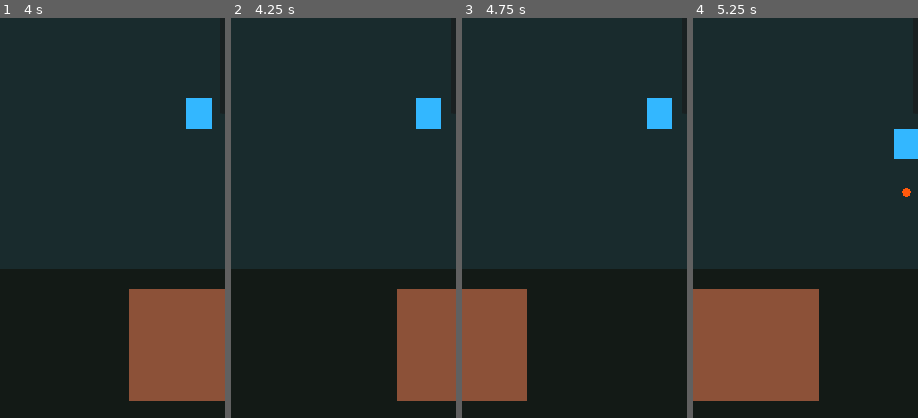
Above: before the commit, frames 1-4 (left to right).
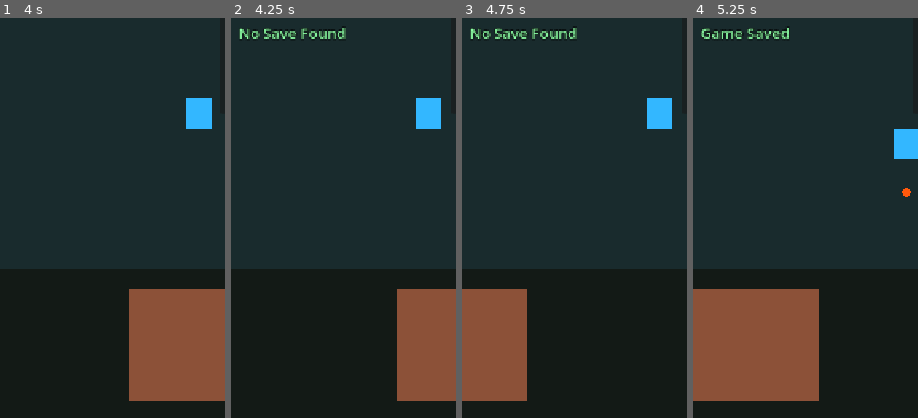
Above: after the commit, the same moments.

Repository: jaakko0/ARPG-game
Game: Godot game, scene res://scenes/main.tscn
The game is run twice, just before and just after one commit, with the same random seed, the same clock (stepped at 60 frames per second) and the same inputs.
Inputs:
- Up to frame 1 (4 s): hold D (move_right) 0.53-1.28 s; tap Space (fireball) every 0.75 s from 0.6 to 3.6 s; hold S (move_down) 1.28-2.03 s; hold D (move_right) 2.03-2.78 s; hold W (move_up) 2.78-3.53 s; hold A (move_left) from 3.53 s (still down)
- Up to frame 2 (4.25 s): keep holding A (move_left); tap L (load_game, bound only after the commit) at 4.15 s
- Up to frame 3 (4.75 s): keep holding A (move_left); tap Space (fireball) at 4.35 s
- Up to frame 4 (5.25 s): tap K (save_game, bound only after the commit) at 4.9 s; release A (move_left) at 5.03 s; hold S (move_down) from 5.03 s (still down); tap Space (fireball) at 5.1 s
The pictures show only the part of the screen within x 1-51%, y 15-65%; the shares and areas given below are measured in that part.

Frame 1 is identical in both runs. In frame 2, 0.7% of the frame differs, in the area x 3-52%, y 2-6%; in frame 3, 0.7%; in frame 4, 0.5%.

Commit message:
Add basic save and load system

Diff:
--- a/project.godot
+++ b/project.godot
@@ -51,6 +51,16 @@
 "events": [Object(InputEventKey,"resource_local_to_scene":false,"resource_name":"","device":-1,"window_id":0,"alt_press …(191 unchanged characters)…
 ]
 }
+save_game={
+"deadzone": 0.5,
+"events": [Object(InputEventKey,"resource_local_to_scene":false,"resource_name":"","device":-1,"window_id":0,"alt_pressed":false,"shift_pressed":false,"ctrl_pressed":false,"meta_pressed":false,"pressed":false,"keycode":0,"physical_keycode":75,"key_label":0,"unicode":107,"location":0,"echo":false,"script":null)
+]
+}
+load_game={
+"deadzone": 0.5,
+"events": [Object(InputEventKey,"resource_local_to_scene":false,"resource_name":"","device":-1,"window_id":0,"alt_pressed":false,"shift_pressed":false,"ctrl_pressed":false,"meta_pressed":false,"pressed":false,"keycode":0,"physical_keycode":76,"key_label":0,"unicode":108,"location":0,"echo":false,"script":null)
+]
+}
 
 [rendering]
 
--- a/scenes/player.tscn
+++ b/scenes/player.tscn
@@ -7,6 +7,7 @@
 [ext_resource type="Script" path="res://scripts/experience.gd" id="5_experience_script"]
 [ext_resource type="Script" path="res://scripts/attributes.gd" id="6_attributes_script"]
 [ext_resource type="PackedScene" path="res://scenes/attribute_panel.tscn" id="7_attribute_panel"]
+[ext_resource type="Script" path="res://scripts/save_system.gd" id="8_save_system_script"]
 
 [sub_resource type="RectangleShape2D" id="RectangleShape2D_player"]
 size = Vector2(40, 48)
@@ -39,6 +40,9 @@
 
 [node name="Attributes" type="Node" parent="."]
 script = ExtResource("6_attributes_script")
+
+[node name="SaveSystem" type="Node" parent="."]
+script = ExtResource("8_save_system_script")
 
 [node name="FireballSkill" type="Node" parent="."]
 script = ExtResource("3_fireball_skill_script")
@@ -91,4 +95,14 @@
 theme_override_font_sizes/font_size = 28
 text = "XP: 0 / 30"
 
+[node name="SaveStatusLabel" type="Label" parent="HUD"]
+offset_left = 20.0
+offset_top = 204.0
+offset_right = 350.0
+offset_bottom = 248.0
+theme_override_colors/font_color = Color(0.55, 1, 0.65, 1)
+theme_override_colors/font_outline_color = Color(0, 0, 0, 1)
+theme_override_constants/outline_size = 6
+theme_override_font_sizes/font_size = 24
+
 [node name="AttributePanel" parent="HUD" instance=ExtResource("7_attribute_panel")]
--- a/scripts/attributes.gd
+++ b/scripts/attributes.gd
@@ -90,3 +90,33 @@
 
 func get_bonus(attribute_name: StringName) -> int:
 	return maxi(get_value(attribute_name) - get_base_value(attribute_name), 0)
+
+
+func restore_values(
+	saved_strength: int,
+	saved_dexterity: int,
+	saved_intelligence: int,
+	saved_vitality: int,
+	saved_unspent_points: int
+) -> bool:
+	if (
+		saved_strength < 0
+		or saved_dexterity < 0
+		or saved_intelligence < 0
+		or saved_vitality < 0
+		or saved_unspent_points < 0
+	):
+		return false
+
+	strength = saved_strength
+	dexterity = saved_dexterity
+	intelligence = saved_intelligence
+	vitality = saved_vitality
+	unspent_points = saved_unspent_points
+	attribute_changed.emit(STRENGTH, strength)
+	attribute_changed.emit(DEXTERITY, dexterity)
+	attribute_changed.emit(INTELLIGENCE, intelligence)
+	attribute_changed.emit(VITALITY, vitality)
+	points_changed.emit(unspent_points)
+	attributes_updated.emit()
+	return true
--- a/scripts/experience.gd
+++ b/scripts/experience.gd
@@ -35,3 +35,19 @@
 func get_experience_required_for_level(level: int) -> int:
 	var safe_level := maxi(level, 1)
 	return base_experience_required + (safe_level - 1) * experience_growth_per_level
+
+
+func restore_progress(saved_level: int, saved_experience: int) -> bool:
+	if saved_level < 1 or saved_experience < 0:
+		return false
+
+	var saved_experience_required := get_experience_required_for_level(saved_level)
+
+	if saved_experience >= saved_experience_required:
+		return false
+
+	current_level = saved_level
+	current_experience = saved_experience
+	experience_required = saved_experience_required
+	experience_changed.emit(current_experience, experience_required)
+	return true
--- a/scripts/player.gd
+++ b/scripts/player.gd
@@ -9,10 +9,12 @@
 @onready var health = $Health
 @onready var experience = $Experience
 @onready var attributes = $Attributes
+@onready var save_system = $SaveSystem
 @onready var health_label: Label = $HUD/HealthLabel
 @onready var gold_label: Label = $HUD/GoldLabel
 @onready var level_label: Label = $HUD/LevelLabel
 @onready var experience_label: Label = $HUD/ExperienceLabel
+@onready var save_status_label: Label = $HUD/SaveStatusLabel
 @onready var fireball_skill = $FireballSkill
 @onready var attribute_panel = $HUD/AttributePanel
 
@@ -23,6 +25,7 @@
 var base_attack_damage: int
 var base_max_health: int
 var base_fireball_damage: int
+var save_status_remaining: float = 0.0
 
 
 func _ready() -> void:
@@ -44,6 +47,7 @@
 
 func _physics_process(delta: float) -> void:
 	attack_cooldown_remaining = maxf(attack_cooldown_remaining - delta, 0.0)
+	update_save_status(delta)
 
 	var input_direction := get_movement_input()
 
@@ -56,6 +60,12 @@
 
 	if Input.is_action_just_pressed("fireball"):
 		try_fireball()
+
+	if Input.is_action_just_pressed("save_game"):
+		save_progression()
+
+	if Input.is_action_just_pressed("load_game"):
+		load_progression()
 
 
 # Keeping input collection separate makes a virtual joystick easy to add later.
@@ -120,6 +130,90 @@
 	experience.add_experience(amount)
 
 
+func save_progression() -> bool:
+	var result: Dictionary = save_system.save_game(get_progression_save_data())
+	show_save_status(result.get("message", "Save Failed"))
+	return result.get("success", false)
+
+
+func load_progression() -> bool:
+	var result: Dictionary = save_system.load_game()
+
+	if not result.get("success", false):
+		show_save_status(result.get("message", "Load Failed"))
+		return false
+
+	var player_data: Dictionary = result.get("player_data", {})
+
+	if not apply_progression_save_data(player_data):
+		show_save_status("Load Failed: Invalid Progression")
+		return false
+
+	show_save_status(result.get("message", "Game Loaded"))
+	return true
+
+
+func get_progression_save_data() -> Dictionary:
+	return {
+		"level": experience.current_level,
+		"current_xp": experience.current_experience,
+		"gold": gold,
+		"attributes": {
+			"strength": attributes.strength,
+			"dexterity": attributes.dexterity,
+			"intelligence": attributes.intelligence,
+			"vitality": attributes.vitality,
+			"unspent_points": attributes.unspent_points,
+		},
+	}
+
+
+func apply_progression_save_data(player_data: Dictionary) -> bool:
+	var saved_level := int(player_data.get("level", 0))
+	var saved_experience := int(player_data.get("current_xp", -1))
+	var saved_experience_required: int = experience.get_experience_required_for_level(
+		saved_level
+	)
+	var attribute_data: Dictionary = player_data.get("attributes", {})
+	var saved_gold := int(player_data.get("gold", -1))
+	var saved_strength := int(attribute_data.get("strength", -1))
+	var saved_dexterity := int(attribute_data.get("dexterity", -1))
+	var saved_intelligence := int(attribute_data.get("intelligence", -1))
+	var saved_vitality := int(attribute_data.get("vitality", -1))
+	var saved_unspent_points := int(attribute_data.get("unspent_points", -1))
+
+	if (
+		saved_level < 1
+		or saved_experience < 0
+		or saved_experience >= saved_experience_required
+		or saved_gold < 0
+		or saved_strength < 0
+		or saved_dexterity < 0
+		or saved_intelligence < 0
+		or saved_vitality < 0
+		or saved_unspent_points < 0
+	):
+		return false
+
+	if not experience.restore_progress(saved_level, saved_experience):
+		return false
+
+	if not attributes.restore_values(
+		saved_strength,
+		saved_dexterity,
+		saved_intelligence,
+		saved_vitality,
+		saved_unspent_points
+	):
+		return false
+
+	gold = saved_gold
+	apply_attribute_effects()
+	update_gold_display()
+	update_experience_display()
+	return true
+
+
 func _on_health_changed(current_health: int, max_health: int) -> void:
 	update_health_display(current_health, max_health)
 
@@ -169,3 +263,18 @@
 	fireball_skill.damage = (
 		base_fireball_damage + attributes.get_bonus(&"intelligence") * 2
 	)
+
+
+func update_save_status(delta: float) -> void:
+	if save_status_remaining <= 0.0:
+		return
+
+	save_status_remaining = maxf(save_status_remaining - delta, 0.0)
+
+	if save_status_remaining == 0.0:
+		save_status_label.text = ""
+
+
+func show_save_status(message: String) -> void:
+	save_status_label.text = message
+	save_status_remaining = 3.0
--- /dev/null
+++ b/scripts/save_system.gd
@@ -0,0 +1,124 @@
+extends Node
+
+const CURRENT_SAVE_VERSION: int = 1
+const DEFAULT_SAVE_PATH: String = "user://savegame.json"
+
+@export var save_path: String = DEFAULT_SAVE_PATH
+
+
+func save_game(player_data: Dictionary) -> Dictionary:
+	if not _is_valid_player_data(player_data):
+		return _failure("Save Failed: Invalid Progression")
+
+	var save_data := {
+		"save_version": CURRENT_SAVE_VERSION,
+		"player": player_data,
+	}
+	var file := FileAccess.open(save_path, FileAccess.WRITE)
+
+	if file == null:
+		return _failure("Save Failed")
+
+	file.store_string(JSON.stringify(save_data, "\t"))
+	file.flush()
+	var write_error := file.get_error()
+	file.close()
+
+	if write_error != OK:
+		return _failure("Save Failed")
+
+	return {
+		"success": true,
+		"message": "Game Saved",
+	}
+
+
+func load_game() -> Dictionary:
+	if not FileAccess.file_exists(save_path):
+		return _failure("No Save Found")
+
+	var file := FileAccess.open(save_path, FileAccess.READ)
+
+	if file == null:
+		return _failure("Load Failed")
+
+	var json_text := file.get_as_text()
+	file.close()
+
+	var json := JSON.new()
+
+	if json.parse(json_text) != OK:
+		return _failure("Load Failed: Invalid Save")
+
+	var save_data: Variant = json.data
+
+	if typeof(save_data) != TYPE_DICTIONARY:
+		return _failure("Load Failed: Invalid Save")
+
+	if not save_data.has("save_version") or not _is_number(save_data["save_version"]):
+		return _failure("Load Failed: Invalid Save")
+
+	if int(save_data["save_version"]) != CURRENT_SAVE_VERSION:
+		return _failure("Load Failed: Unsupported Save")
+
+	if not save_data.has("player") or not _is_valid_player_data(save_data["player"]):
+		return _failure("Load Failed: Invalid Save")
+
+	return {
+		"success": true,
+		"message": "Game Loaded",
+		"player_data": save_data["player"],
+	}
+
+
+func get_absolute_save_path() -> String:
+	return ProjectSettings.globalize_path(save_path)
+
+
+func _is_valid_player_data(player_data: Variant) -> bool:
+	if typeof(player_data) != TYPE_DICTIONARY:
+		return false
+
+	for key in ["level", "current_xp", "gold"]:
+		if not player_data.has(key) or not _is_number(player_data[key]):
+			return false
+
+	if int(player_data["level"]) < 1:
+		return false
+
+	if int(player_data["current_xp"]) < 0 or int(player_data["gold"]) < 0:
+		return false
+
+	if not player_data.has("attributes"):
+		return false
+
+	var attribute_data: Variant = player_data["attributes"]
+
+	if typeof(attribute_data) != TYPE_DICTIONARY:
+		return false
+
+	for key in [
+		"strength",
+		"dexterity",
+		"intelligence",
+		"vitality",
+		"unspent_points",
+	]:
+		if not attribute_data.has(key) or not _is_number(attribute_data[key]):
+			return false
+
+		if int(attribute_data[key]) < 0:
+			return false
+
+	return true
+
+
+func _is_number(value: Variant) -> bool:
+	return typeof(value) == TYPE_INT or typeof(value) == TYPE_FLOAT
+
+
+func _failure(message: String) -> Dictionary:
+	return {
+		"success": false,
+		"message": message,
+	}
Not shown: 1 places in scenes/player.tscn that only renumber resources
Not shown, added: scripts/save_system.gd.uid
